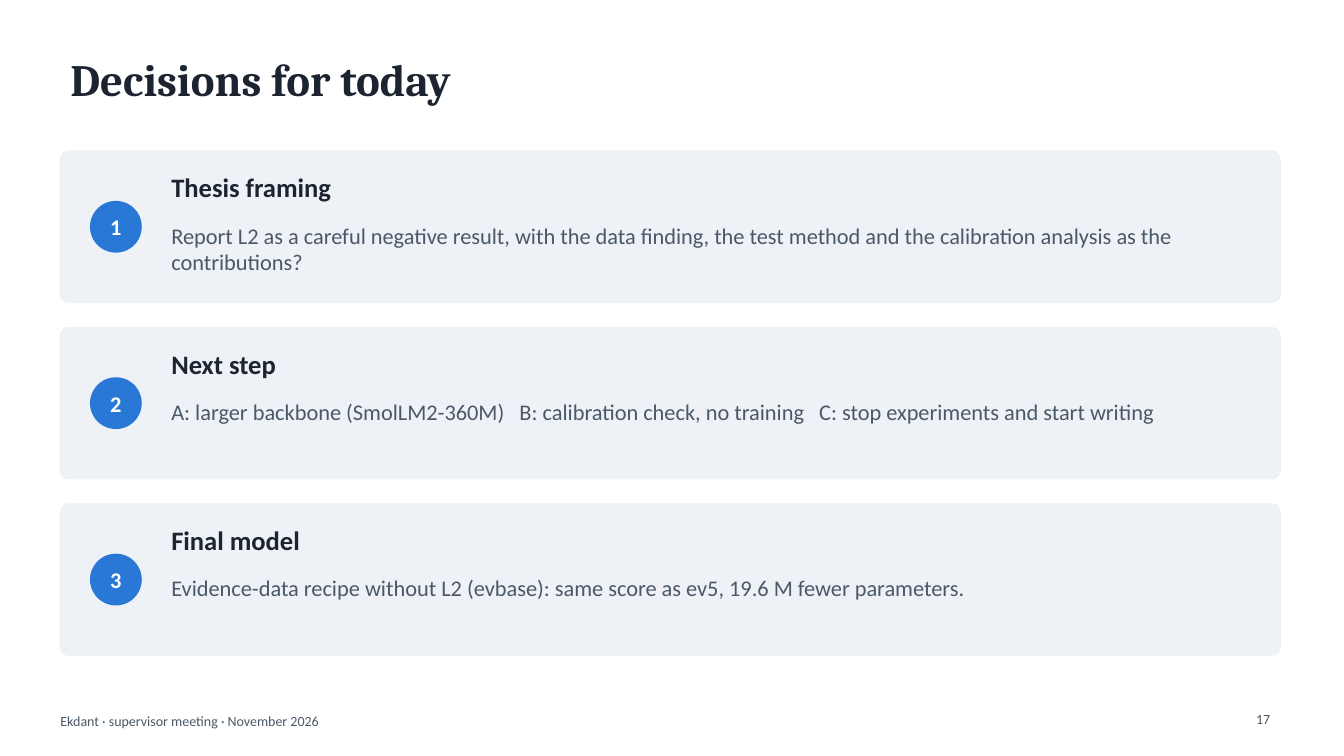
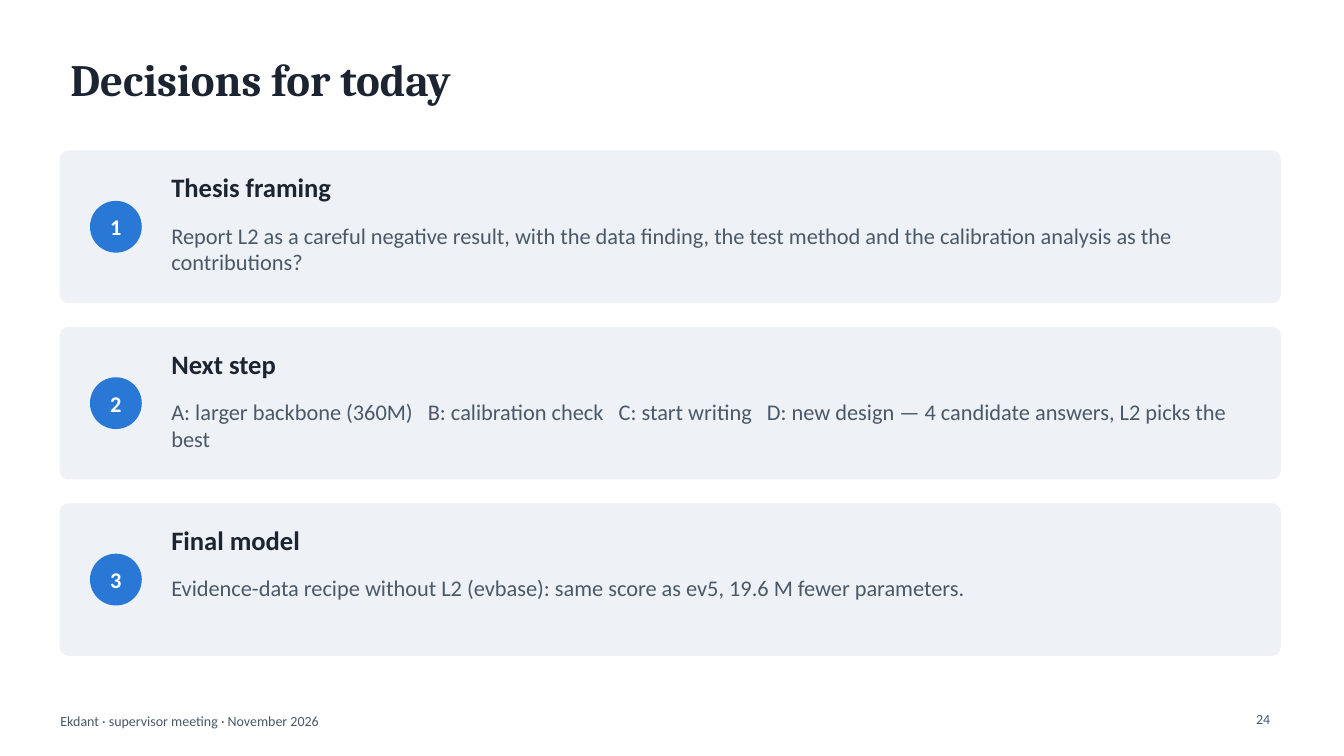
Before and after one commit to N0t-Harshil/Ekdant-LLM, a slide deck: slide 24 of 08-Thesis/report/Ekdant_Supervisor_Meeting.pptx (slide 17 before the commit). Drawn at 1344x756 pixels with LibreOffice and Linux fonts; fonts in the diff are those of the drawing. Boxes give left, top, right and bottom in pixels: in the first picture for what was removed or moved away, otherwise in the second. Text is boxed around its words. In the diff, an @@ line names an element or a change of style, - is before the commit and + after.

```diff
--- a/08-Thesis/report/Ekdant_Supervisor_Meeting.pptx
+++ b/08-Thesis/report/Ekdant_Supervisor_Meeting.pptx
@@ text at [171, 404, 1225, 447]: text changed @@
-A: larger backbone (SmolLM2-360M) B: calibration check, no training C: stop experiments and start writing
+A: larger backbone (360M) B: calibration check C: start writing D: new design — 4 candidate answers, L2 picks the best
@@ page number at [1256, 715, 1270, 724]: text changed @@
-17
+24
```
Also in this commit, not shown: 6 other slides changed, 7 slides added, 4 other files.
